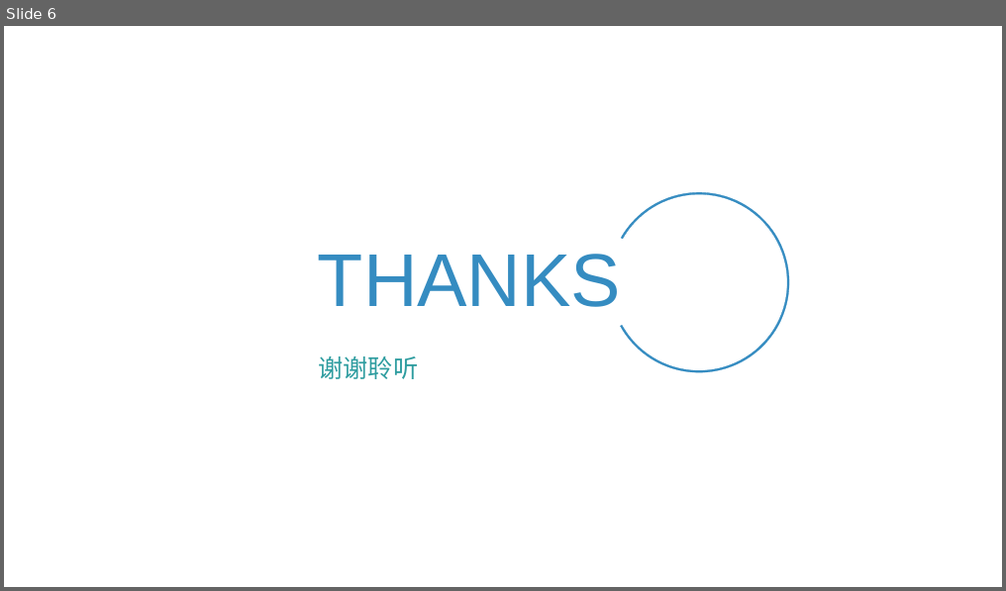
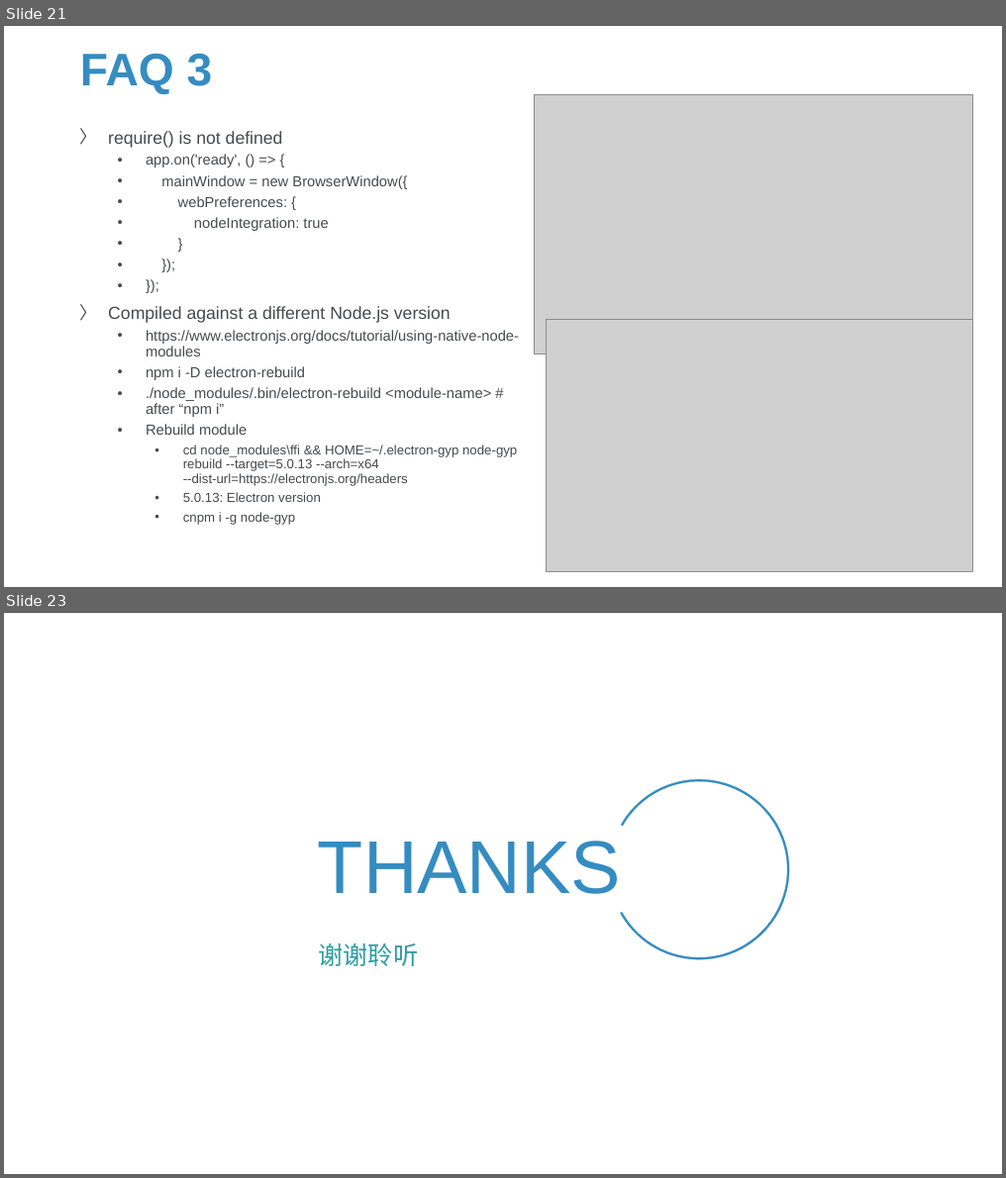
Before and after one commit to Sparks-Lu/TechNotes, a slide deck: Web/Electron-Notes.pptx. Shown one above the other, each under a label of ours: slide 6 before the commit, slides 21 and 23 after it; the slides between them are not shown. The pictures are 1006x591 and 1006x1178 pixels, drawn with LibreOffice and Linux fonts; fonts in the diff are those of the drawing; grey boxes stand for pictures; background and template pictures are left out. Boxes give left, top, right and bottom in pixels: in the first picture for what was removed or moved away, otherwise in the second. Text is boxed around its words. In the diff, an @@ line names an element or a change of style, - is before the commit and + after.

```diff
--- a/Web/Electron-Notes.pptx
+++ b/Web/Electron-Notes.pptx
@@ slide 21 added at bbox=[4, 26, 1002, 587], background picture (left out) @@
@@ title added at bbox=[80, 53, 213, 94], 44 pt, text #358CC1, bold @@
+FAQ 3
@@ picture added at bbox=[534, 94, 973, 355] @@
@@ text added at bbox=[108, 131, 519, 525], 14 pt, text #47494B @@
+〉 require() is not defined
+  • app.on('ready', () => {
+  • mainWindow = new BrowserWindow({
+  • webPreferences: {
+  • nodeIntegration: true
+  • }
+  • });
+  • });
+〉 Compiled against a different Node.js version
+  • https://www.electronjs.org/docs/tutorial/using-native-node-modules
+  • npm i -D electron-rebuild
+  • ./node_modules/.bin/electron-rebuild <module-name> # after “npm i”
+  • Rebuild module
+    • cd node_modules\ffi && HOME=~/.electron-gyp node-gyp rebuild --target=5.0.13 --arch=x64 --dist-url=https://electronjs.org/headers
+    • 5.0.13: Electron version
+    • cnpm i -g node-gyp
@@ picture added at bbox=[546, 319, 973, 572] @@
@@ what was slide 6 is now slide 23 @@
```
Also in this commit, not shown: 4 slides changed, 16 other slides added, 11 other files.
